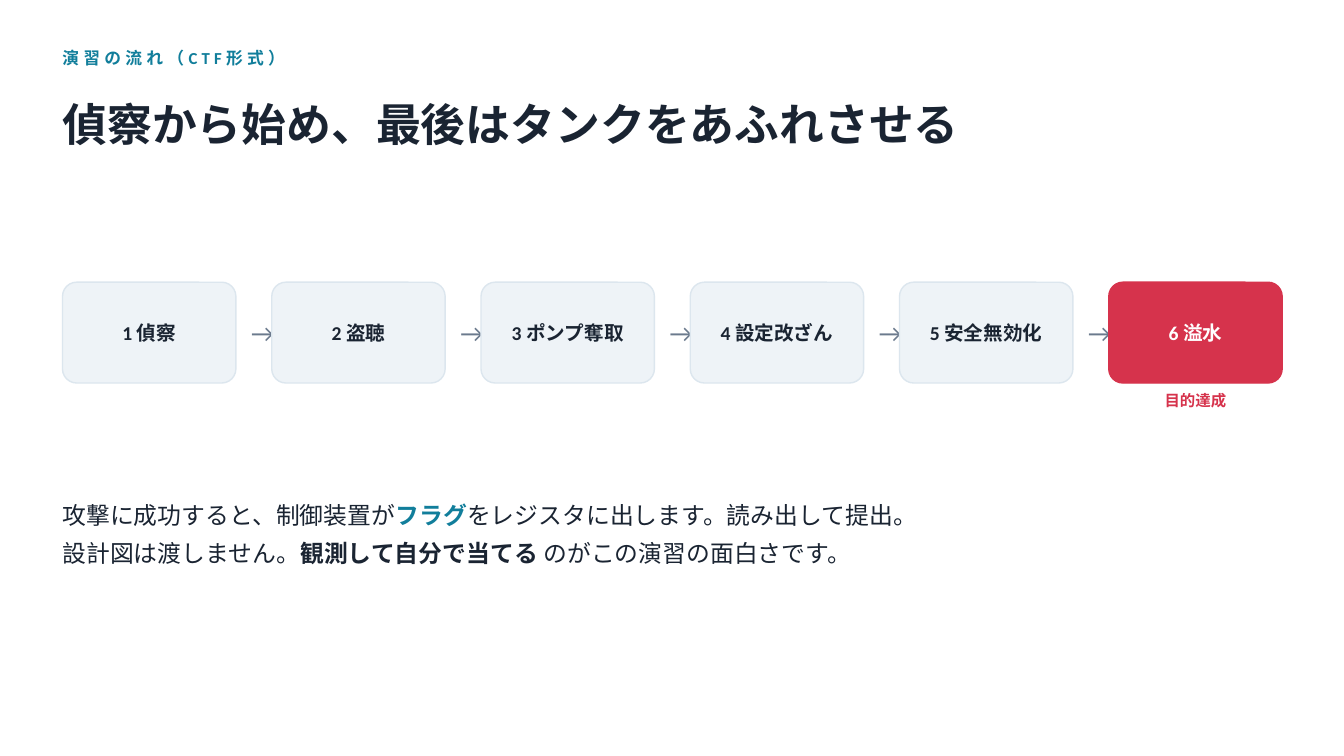
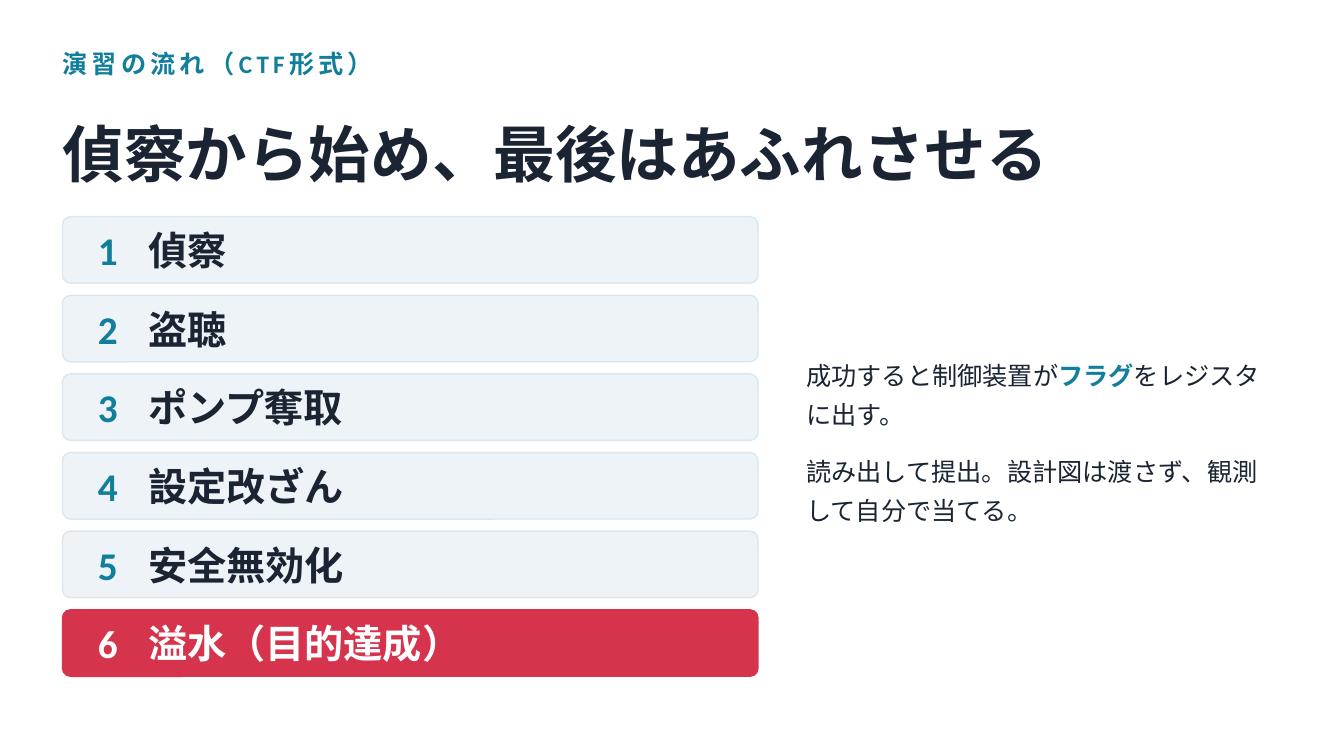
Before and after one commit to Tivo0921/ot-modbus-ctf, a slide deck: slide 7 of slides/ot-intro.pptx. Drawn at 1344x756 pixels with LibreOffice and Linux fonts; fonts in the diff are those of the drawing. Boxes give left, top, right and bottom in pixels: in the first picture for what was removed or moved away, otherwise in the second. Text is boxed around its words. In the diff, an @@ line names an element or a change of style, - is before the commit and + after.

```diff
--- a/slides/ot-intro.pptx
+++ b/slides/ot-intro.pptx
@@ text "演習の流れ（CTF形式）" at [62,51,234,76]: size 12 to 18 pt @@
@@ text at [62,124,1047,183]: text changed; size 32 to 44 pt @@
-偵察から始め、最後はタンクをあふれさせる
+偵察から始め、最後はあふれさせる
@@ rounded rectangle: place and size @@
-rounded rectangle at [63,282,236,383]
+rounded rectangle at [63,217,758,283]
@@ text at [98,239,118,265]: text changed; size 14 to 28 pt; text colour #1A2432 to #117E9B @@
-1 偵察
+1
@@ text added at [148,231,226,269], 28 pt, text #1A2432, bold @@
+偵察
@@ rounded rectangle: place and size @@
-rounded rectangle at [272,282,446,383]
+rounded rectangle at [63,295,758,362]
@@ text removed at [241,282,266,383] @@
-→
@@ text removed at [451,282,476,383] @@
-→
@@ text removed at [660,282,686,383] @@
-→
@@ text removed at [869,282,894,383] @@
-→
@@ text removed at [1079,282,1104,383] @@
-→
@@ text at [98,318,118,344]: text changed; size 14 to 28 pt; text colour #1A2432 to #117E9B @@
-2 盗聴
+2
@@ text added at [148,310,226,348], 28 pt, text #1A2432, bold @@
+盗聴
@@ rounded rectangle: place and size @@
-rounded rectangle at [481,282,654,383]
+rounded rectangle at [63,374,758,441]
@@ text at [148,388,343,426]: text changed; size 14 to 28 pt @@
-3 ポンプ奪取
+ポンプ奪取
@@ text at [806,363,1260,522]: text changed; size 17 to 18 pt @@
-攻撃に成功すると、制御装置がフラグをレジスタに出します。読み出して提出。
-設計図は渡しません。観測して自分で当てる のがこの演習の面白さです。
+成功すると制御装置がフラグをレジスタに出す。
+読み出して提出。設計図は渡さず、観測して自分で当てる。
@@ text added at [98,396,118,423], 28 pt, text #117E9B, bold @@
+3
@@ rounded rectangle: place and size @@
-rounded rectangle at [691,282,864,383]
+rounded rectangle at [63,453,758,519]
@@ text added at [98,475,118,501], 28 pt, text #117E9B, bold @@
+4
@@ text at [148,467,344,505]: text changed; size 14 to 28 pt @@
-4 設定改ざん
+設定改ざん
@@ rounded rectangle: place and size @@
-rounded rectangle at [899,282,1073,383]
+rounded rectangle at [63,531,758,598]
@@ text added at [98,554,118,581], 28 pt, text #117E9B, bold @@
+5
@@ text at [148,546,344,584]: text changed; size 14 to 28 pt @@
-5 安全無効化
+安全無効化
@@ proportions changed in 6 elements at [63,295,758,362], [63,374,758,441], [63,217,758,283], [63,453,758,519], [63,531,758,598], [63,610,758,677] @@
@@ rounded rectangle: place and size @@
-rounded rectangle at [1109,282,1282,383]
+rounded rectangle at [63,610,758,677]
@@ text at [148,624,461,662]: text changed; size 11 to 28 pt; text colour #D6334C to #FFFFFF @@
-目的達成
+溢水（目的達成）
@@ text at [98,631,118,659]: text changed; size 14 to 28 pt @@
-6 溢水
+6
```
Also in this commit, not shown: 8 other slides changed, 1 other file.
